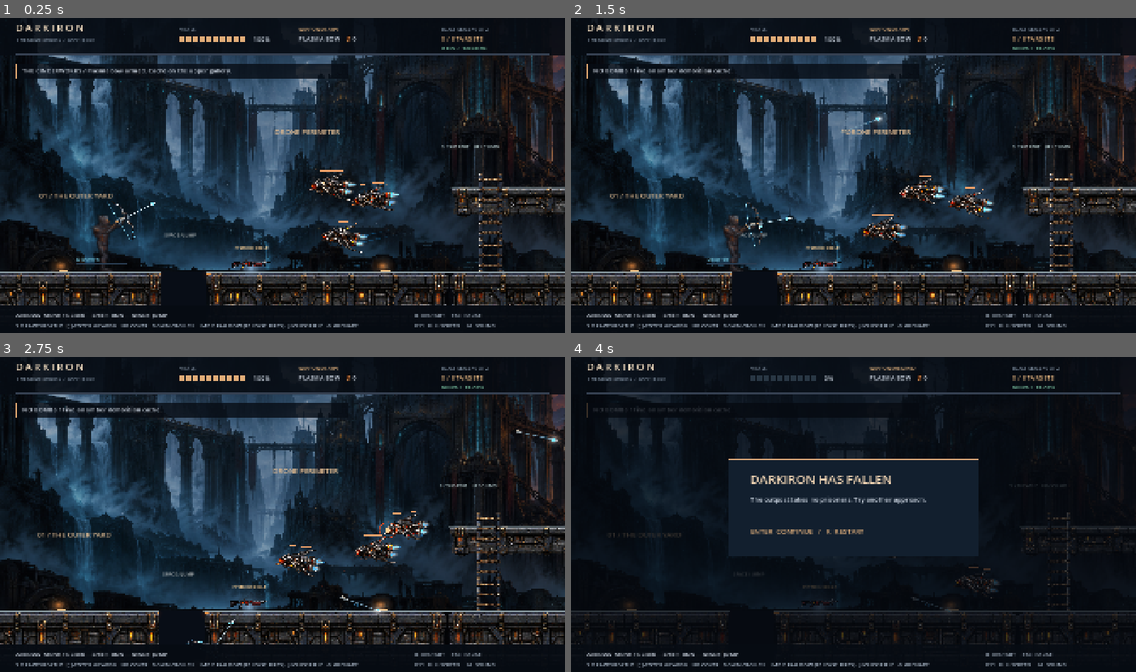
Above: before the commit, frames 1-4 (two rows, left to right).
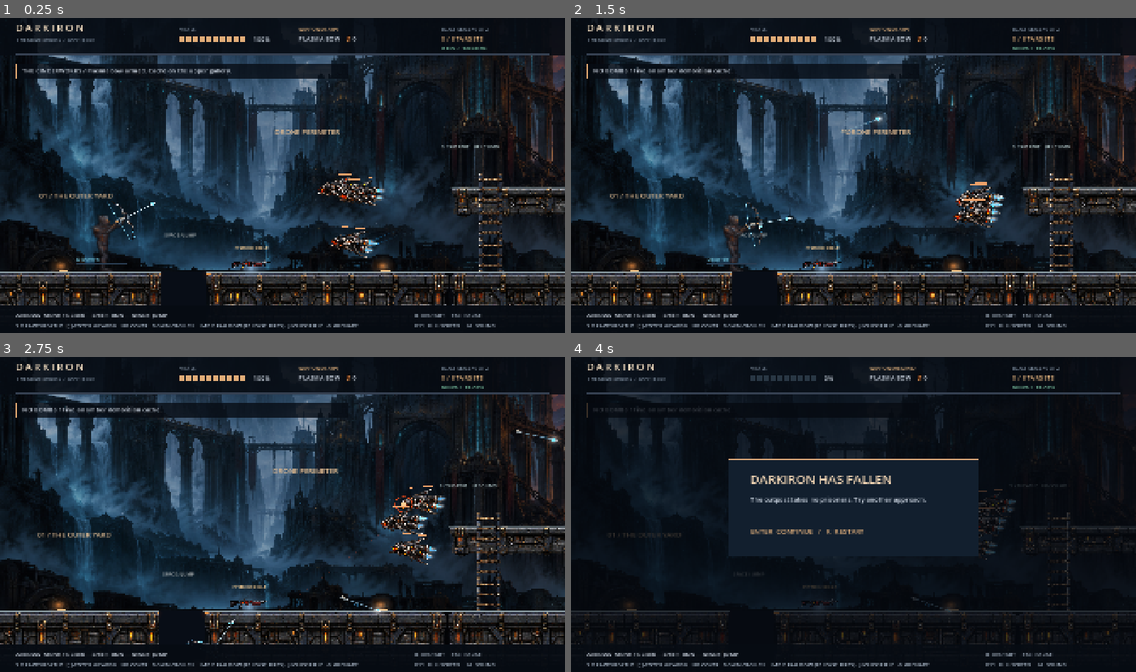
Above: after the commit, the same moments.

Repository: Vita2048/Darkiron
Game: Godot game, scene res://main.tscn
Two runs of this game, one before a commit and one after it. Both use one fixed random seed, a clock stepped at 60 frames per second and the inputs below.
Inputs (mouse positions are in pixels of both pictures, inside the frame that each line leads up to):
- Up to frame 1 (0.25 s): no input
- Up to frame 2 (1.5 s): tap Enter (continue_game) at 0.5, 0.6 s; move the mouse to (977, 159) at 0.52 s; hold Right (right) 0.53-1.25 s; click (977, 159) at 0.67 s; tap Space (jump) at 0.77, 1.07 s; tap G (grenade) at 0.8 s; drag from (740, 191) to (825, 241) at 1.27 s
- Up to frame 3 (2.75 s): move the mouse to (339, 445) at 2.02 s; hold Right (right) from 2.03 s (still down); hold Shift (run) from 2.03 s (still down); click (339, 445) at 2.17 s; tap J (shoot) at 2.3 s
- Up to frame 4 (4 s): release Right (right) at 2.75 s; release Shift (run) at 2.75 s; drag from (825, 580) to (684, 467) at 2.77 s; move the mouse to (1023, 564) at 3.52 s; hold Left (left) from 3.53 s (still down); tap S (toggle_weapon) at 3.6 s; click (1023, 564) at 3.67 s; tap Space (jump) at 3.77 s; tap ] (weapon_next) at 3.8 s

The runs differ from the first frame. In frame 1, 1.3% of the frame differs, in the area x 54-71%, y 48-77%; in frame 2, 1.4%; in frame 3, 1.8%, in the area x 41-79%, y 40-91%; in frame 4, 0.3%.

Commit message:
Bow shooting scene bug fixing

Diff:
--- /dev/null
+++ b/scripts/drone_arrow_impact.gd
@@ -0,0 +1,67 @@
+extends Node2D
+## Blue-white plasma bloom, expanding shock ring and curling electrical filaments.
+var world: Node2D
+var incoming := Vector2.RIGHT
+var critical := false
+var age := 0.0
+const LIFE := 0.62
+var rays: Array[Vector3] = []
+var filaments: Array[PackedVector2Array] = []
+
+func _ready() -> void:
+	z_index = 30
+	var additive := CanvasItemMaterial.new()
+	additive.blend_mode = CanvasItemMaterial.BLEND_MODE_ADD
+	material = additive
+	add_to_group("drone_arrow_impacts")
+	var active := get_tree().get_nodes_in_group("drone_arrow_impacts")
+	if active.size() > 20: active[0].queue_free()
+	for i in 54:
+		rays.append(Vector3(world.rng.randf_range(0,TAU),world.rng.randf_range(22,95),world.rng.randf_range(.25,1.5)))
+	for i in 5:
+		var points := PackedVector2Array()
+		for j in 25:
+			var t := j/24.0
+			var x := sin(t*12+i*1.8)*(4+12*t)+sin(t*29+i)*3*t
+			points.append(Vector2(x+(i-2)*9*t,-t*(62+i*8)))
+		filaments.append(points)
+
+func _process(dt: float) -> void:
+	if world.paused or world.completed: return
+	age += dt
+	if age >= LIFE: queue_free()
+	queue_redraw()
+
+func bloom(at: Vector2, size: Vector2, tint: Color) -> void:
+	draw_texture_rect(world.bullet_glow,Rect2(at-size*.5,size),false,tint)
+
+func _draw() -> void:
+	var fade := pow(maxf(0,1-age/LIFE),1.5)
+	var flash := exp(-age*15)
+	var expansion := 1-exp(-age*19)
+	var power := 1.15 if critical else .85
+	# Soft tapered radial rays fade to transparent tips rather than hard spokes.
+	for ray in rays:
+		var axis := Vector2.from_angle(ray.x)
+		var normal := axis.orthogonal()*ray.z*power
+		var tip := axis*ray.y*power*(.65+expansion*.4)
+		draw_polygon(PackedVector2Array([-normal,tip,normal]),PackedColorArray([Color(.1,.65,1,flash*.65),Color(0,.15,1,0),Color(.1,.65,1,flash*.65)]))
+	bloom(Vector2.ZERO,Vector2(155,155)*power,Color(.02,.25,1,fade*.65))
+	# A complete thin shock ring expands throughout the hit and fades to zero.
+	var radius := (18+clampf(age/LIFE,0,1)*110)*power
+	draw_arc(Vector2.ZERO,radius,0,TAU,96,Color(.02,.3,1,fade*.2),3,true)
+	draw_arc(Vector2.ZERO,radius,0,TAU,96,Color(.05,.65,1,fade*.55),.7,true)
+	draw_set_transform(Vector2.ZERO,incoming.angle()+PI/2)
+	# Fine twisting ribbons lift from the white core; they decay after the flash.
+	for i in filaments.size():
+		var path := PackedVector2Array()
+		for point in filaments[i]:
+			path.append(point*power*(.45+expansion*.55)+Vector2(sin(age*18+i)*absf(point.y)*.045,0))
+		draw_polyline(path,Color(0,.25,1,fade*.12),5,true)
+		draw_polyline(path,Color(0,.65,1,fade*.6),1.6,true)
+		draw_polyline(path,Color(.5,.95,1,fade*.7),.55,true)
+	draw_set_transform(Vector2.ZERO)
+	bloom(Vector2.ZERO,Vector2(95,13)*power,Color(.1,.75,1,flash))
+	bloom(Vector2.ZERO,Vector2(13,95)*power,Color(.1,.75,1,flash))
+	bloom(Vector2.ZERO,Vector2(40,40)*power,Color(.3,1,1,fade))
+	bloom(Vector2.ZERO,Vector2(19,19)*power,Color(1,1,1,fade))
--- a/scripts/game.gd
+++ b/scripts/game.gd
@@ -428,16 +428,25 @@
 		var critical := false
 		for drone in drones:
 			if drone.health <= 0: continue
-			var hull := segment_entry(previous,arrow.p,drone.hull_rect())
-			var eye := segment_entry(previous,arrow.p,drone.eye_rect())
+			# Test in artwork space so the sensor turns with the drone.
+			var from: Vector2 = drone.to_local(previous)
+			var to: Vector2 = drone.to_local(arrow.p)
+			var hull := segment_entry(from,to,drone.HULL)
+			var eye := segment_entry(from,to,drone.EYE)
 			if hull < nearest:
 				nearest = hull
 				victim = drone
 				critical = eye != INF
 		if victim:
 			arrow.p = previous.lerp(arrow.p,nearest)
-			victim.hit(25.0 if critical else 18.75)
-			impact(arrow.p,Color("ff9a56") if not critical else Color(0,0.75,1))
+			victim.hit(25.0 if critical else 18.75,arrow.v)
+			var effect := preload("res://scripts/drone_arrow_impact.gd").new()
+			effect.world = self
+			effect.position = arrow.p
+			effect.incoming = arrow.v.normalized()
+			effect.critical = critical
+			add_child(effect)
+			shake = maxf(shake,3.5 if critical else 1.8)
 			arrow.life = 0
 			arrow.v = Vector2(0,1)
 			say("SENSOR HIT / -33%" if critical else "ARMOR HIT / -25%")
@@ -521,9 +530,10 @@
 		if ember.life <= 0: drone_embers.remove_at(i)
 
 func fire_drone(drone: Node2D) -> void:
-	var muzzle: Vector2 = drone.position+Vector2(-58,13).rotated(drone.rotation)
-	var travel := maxf(0.25,(muzzle.x-player.position.x)/480.0)
-	var velocity := Vector2(-480,(player.position.y-110-muzzle.y-0.5*DRONE_BOLT_GRAVITY*travel*travel)/travel)
+	var muzzle: Vector2 = drone.to_global(Vector2(-58,13))
+	var target := player.position+Vector2(0,-110)
+	var travel := maxf(0.35,absf(target.x-muzzle.x)/480.0)
+	var velocity := (target-muzzle-Vector2(0,0.5*DRONE_BOLT_GRAVITY*travel*travel))/travel
 	drone_bolts.append({"p":muzzle,"v":velocity,"life":5.0})
 	burst(muzzle,Color("ff9e56"),6)
 	sound("enemy")
--- a/scripts/platform_drone.gd
+++ b/scripts/platform_drone.gd
@@ -7,6 +7,13 @@
 var cooldown := 2.0
 var warning := 0.0
 var flash := 0.0
+var facing := 1.0 # Artwork faces left at positive scale.
+var knockback := Vector2.ZERO
+const HULL := Rect2(-58,-25,116,50)
+const EYE := Rect2(-56,-10,24,26)
+const YARD_LEFT := 80.0
+const YARD_RIGHT := 1080.0 # Hull stays clear of the upper platform at x=1150.
+var patrol_side := 1.0
 const ENGINES := [Vector2(44,-6),Vector2(39,14)]
 var trails: Array = [[],[]]
 var sprite: Texture2D
@@ -24,13 +31,43 @@
 	age += dt
 	flash = maxf(0,flash-dt)
 	var phase := age*(0.8+slot*0.12)+slot*2.1
-	var desired := Vector2(900+sin(phase)*150,470+slot*62+sin(phase*1.7)*60)
-	position = position.lerp(desired,1-exp(-dt*(1.0 if warning > 0 else 3.0)))
+	var target: Vector2 = world.player.position
+	# Swap banks after the player crosses the abyss, rather than chasing them.
+	# Retain the last side while they are above the gap (410..525).
+	if target.x >= 525: patrol_side = -1.0
+	elif target.x <= 410: patrol_side = 1.0
+	var desired := Vector2(target.x+patrol_side*(600+slot*35)+sin(phase)*35,470+slot*62+sin(phase*1.7)*45)
+	var left := YARD_LEFT+slot*25
+	var right := YARD_RIGHT-slot*25
+	var engaging: bool = target.x < 1150 and world.player.health > 0
+	if engaging:
+		# Leave room for the entire hull and anticipate the camera catching up.
+		# The game camera shows 1440 world units, following 500 behind the player.
+		var camera_left: float = maxf(world.camera_x,maxf(0,target.x-500))
+		left = maxf(left,minf(YARD_RIGHT-160,camera_left+110+slot*55))
+		right = minf(right,world.camera_x+1440-110-slot*55)
+	var preferred_x := desired.x
+	desired.x = clampf(desired.x,left,maxf(left,right))
+	# Trade unavailable horizontal distance for altitude, keeping the volley visible.
+	desired.y -= minf(160,absf(desired.x-preferred_x)*.6)
+	desired.y = clampf(desired.y,240,640)
+	# Retreat remains responsive during wind-up; never slow into the player.
+	position = position.move_toward(desired,dt*520.0)
+	position += knockback*dt
+	position.x = clampf(position.x,YARD_LEFT,YARD_RIGHT)
+	if engaging:
+		position.x = clampf(position.x,minf(YARD_RIGHT,world.camera_x+85),minf(YARD_RIGHT,world.camera_x+1440-85))
+	position.y = clampf(position.y,240,640)
+	knockback = knockback.move_toward(Vector2.ZERO,dt*600)
+	# Small dead zone prevents flickering when the player passes directly below.
+	if absf(target.x-position.x) > 20:
+		facing = 1.0 if target.x < position.x else -1.0
+	scale.x = facing
 	rotation = sin(phase*1.7)*0.12
 	for i in 2:
 		trails[i].push_front(to_global(ENGINES[i]))
 		if trails[i].size() > 24: trails[i].pop_back()
-	if world.player.health > 0:
+	if engaging:
 		if warning > 0:
 			warning -= dt
 			if warning <= 0:
@@ -39,22 +76,25 @@
 		else:
 			cooldown -= dt
 			if cooldown <= 0: warning = 0.85
+	else:
+		warning = 0
+		cooldown = maxf(cooldown,1.0)
 	queue_redraw()
 
-func hit(amount: float) -> void:
+func hit(amount: float, incoming := Vector2.ZERO) -> void:
 	if health <= 0: return
 	health = maxf(0,health-amount)
 	flash = 0.18
-	world.impact(position,Color(0,0.65,1) if amount >= 22.0 else Color(1,0.6,0.2))
+	knockback = incoming.normalized()*150
 	if health <= 0:
 		visible = false
 		world.drone_destroyed(self)
 
 func hull_rect() -> Rect2:
-	return Rect2(position-Vector2(58,25),Vector2(116,50))
+	return global_transform * HULL
 
 func eye_rect() -> Rect2:
-	return Rect2(position+Vector2(-56,-10),Vector2(24,26))
+	return global_transform * EYE
 
 func _draw() -> void:
 	if health <= 0: return
--- /dev/null
+++ b/tests/platform_drone_combat.gd
@@ -0,0 +1,97 @@
+extends SceneTree
+var failures := 0
+func _initialize() -> void: call_deferred("run")
+func check(ok: bool, message: String) -> void:
+	if not ok:
+		failures += 1
+		push_error(message)
+func freeze(node: Node) -> void:
+	node.set_process(false)
+	node.set_physics_process(false)
+	for child in node.get_children(): freeze(child)
+func run() -> void:
+	var game = load("res://main.tscn").instantiate()
+	root.add_child(game)
+	freeze(game)
+	var drone = game.drones[0]
+	for other in game.drones.slice(1): other.health = 0
+	for side in [-1.0,1.0]:
+		drone.position = Vector2(700,480)
+		game.player.position = Vector2(250 if side < 0 else 1000,720)
+		drone.warning = .01
+		game.drone_bolts.clear()
+		drone.advance(.02)
+		check(drone.facing == -side,"Drone faces player on either side of abyss")
+		check(game.drone_bolts.size() == 1,"Wind-up fires on both sides")
+		var bolt: Dictionary = game.drone_bolts[-1]
+		check(signf(bolt.v.x) == side,"Fireball travels toward player")
+		var target: Vector2 = game.player.position+Vector2(0,-110)
+		var travel: float = absf(target.x-bolt.p.x)/absf(bolt.v.x)
+		check((bolt.p+bolt.v*travel+Vector2(0,.5*game.DRONE_BOLT_GRAVITY*travel*travel)).distance_to(target)<.01,"Fireball ballistic trajectory reaches target")
+		var start: Vector2 = drone.position
+		for i in 60: drone.advance(1.0/60)
+		check((drone.position.x-start.x)*side < -30,"Drone retreats away from player within visible space on both banks")
+		# Shoot straight into the sensor using the drone's mirrored/rotated space.
+		drone.health = 75
+		var from: Vector2 = drone.to_global(Vector2(-100,3))
+		var to: Vector2 = drone.to_global(Vector2(10,3))
+		game.arrows = [{"p":from,"v":(to-from)/.01,"life":5.0,"stuck":false}]
+		game._update_arrows(.01)
+		check(is_equal_approx(drone.health,50),"Sensor takes critical damage facing either way")
+		check(game.arrows.is_empty(),"Impact consumes arrow")
+		var effects := get_nodes_in_group("drone_arrow_impacts")
+		check(not effects.is_empty() and effects[-1].critical,"Sensor creates enhanced plasma effect")
+		check(drone.knockback.length()>0,"Impact knocks drone back")
+		for effect in effects:
+			effect._process(.8)
+		await process_frame
+		check(get_nodes_in_group("drone_arrow_impacts").is_empty(),"Impact effects clean themselves up")
+	# Settle at the original long firing distance, then leave the open yard.
+	for i in 240: drone.advance(1.0/60)
+	check(absf(drone.position.x-game.player.position.x)>300,"Drone keeps firing distance within visible space")
+	# Follow a crossing with the same scrolling camera as gameplay, for all slots.
+	for hunter in game.drones:
+		hunter.health = 75
+		hunter.position = Vector2(760+hunter.slot*120,470+hunter.slot*60)
+	game.camera_x = 0
+	for frame in 360:
+		game.player.position.x = lerpf(525,1140,minf(1,frame/240.0))
+		game.camera_x = lerpf(game.camera_x,maxf(0,game.player.position.x-500),1-exp(-4.0/60))
+		for hunter in game.drones:
+			hunter.advance(1.0/60)
+			check(hunter.position.x-game.camera_x>=84.9,"Whole drone remains inside left screen edge during crossing")
+			check(hunter.position.x<=1080,"Visible drone stays in open yard")
+	for hunter in game.drones:
+		check(hunter.position.x<game.player.position.x-200,"Drone retains spacing on left of player")
+		check(hunter.position.y<470+hunter.slot*62,"Drone flies higher when horizontal space is restricted")
+	game.player.position.x = 1800
+	game.drone_bolts.clear()
+	for i in 300: drone.advance(1.0/60)
+	check(drone.position.x<=1080 and drone.position.x>=80,"Drone stays before the overhead platforms")
+	check(game.drone_bolts.is_empty(),"Drone stops engaging outside starting yard")
+	if "--visual" in OS.get_cmdline_user_args():
+		game.ui.hide()
+		drone.health = 75
+		drone.position = Vector2(600,480)
+		drone.scale.x = -1
+		drone.rotation = 0
+		drone.flash = .18
+		drone.queue_redraw()
+		game.camera.position = drone.position
+		game.camera.zoom = Vector2(5,5)
+		var effect = load("res://scripts/drone_arrow_impact.gd").new()
+		effect.world = game
+		effect.position = drone.to_global(Vector2(-50,3))
+		effect.incoming = Vector2.LEFT
+		effect.critical = true
+		game.add_child(effect)
+		effect.set_process(false)
+		effect.age = .08
+		effect.queue_redraw()
+		await process_frame
+		await RenderingServer.frame_post_draw
+		root.get_texture().get_image().save_png("res://.runtime/drone-arrow-impact.png")
+	game.queue_free()
+	await process_frame
+	print("PLATFORM DRONE COMBAT: ",failures," failures")
+	quit(failures)
Not shown, added: scripts/drone_arrow_impact.gd.uid
Not shown, added: tests/platform_drone_combat.gd.uid
